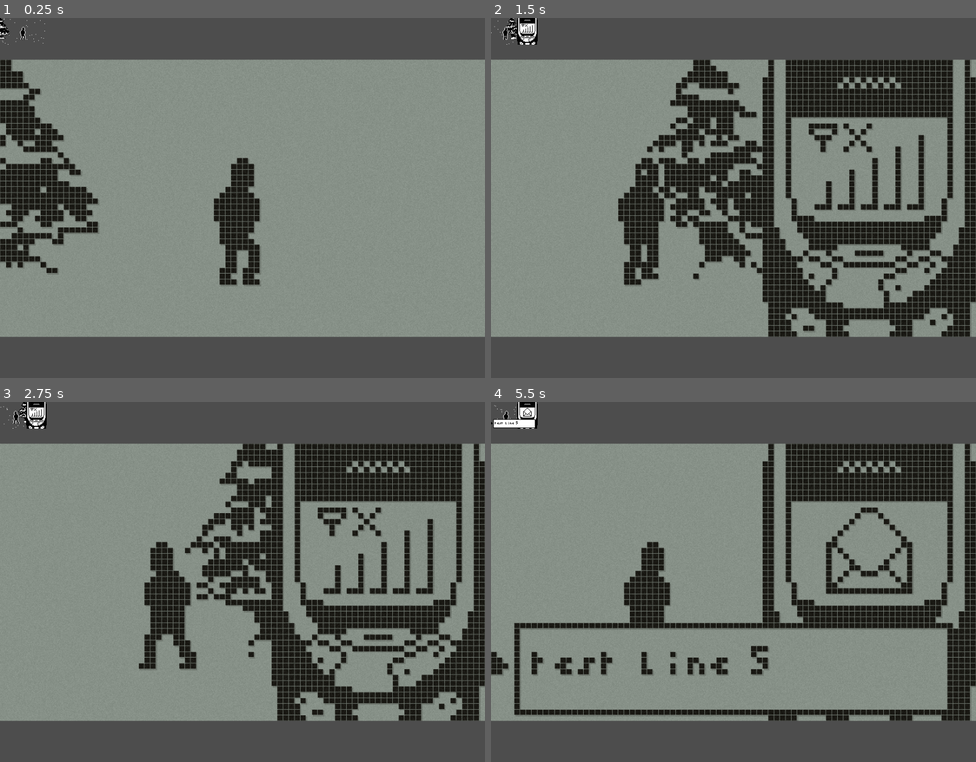
Above: before the commit, frames 1-4 (two rows, left to right).
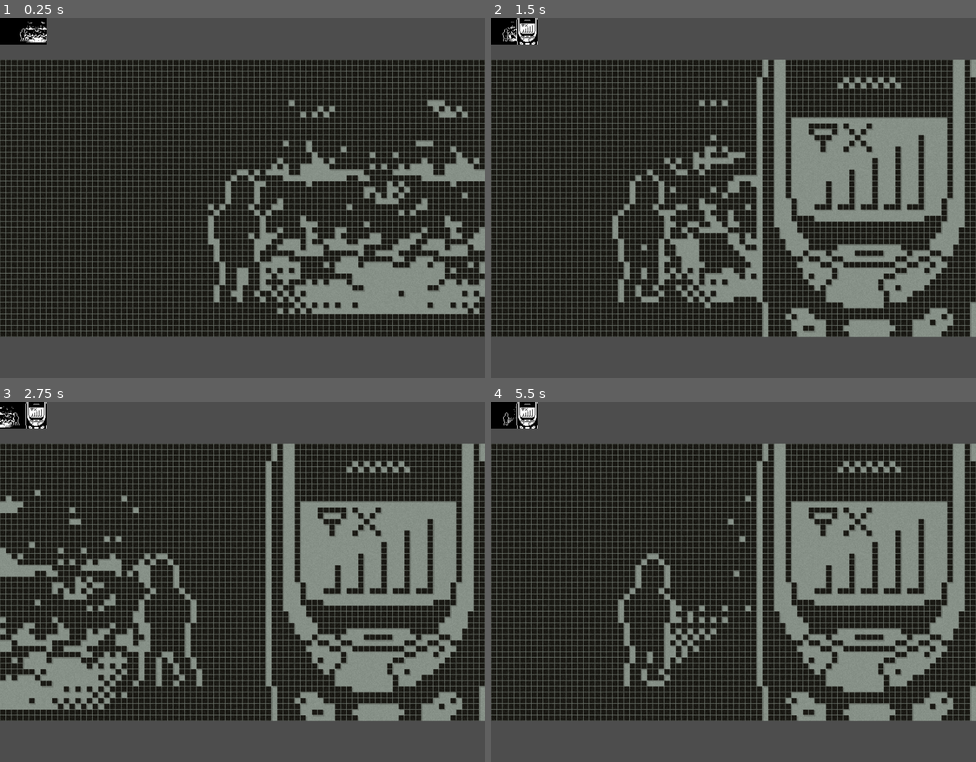
Above: after the commit, the same moments.

Repository: Eptwalabha/nj6-freeze
Game: Godot game, scene res://main.tscn
The game is run twice, just before and just after one commit, with the same random seed, the same clock (stepped at 60 frames per second) and the same inputs. Sound files missing from this copy of the repository are replaced by a short silence.
Inputs:
- Up to frame 1 (0.25 s): no input
- Up to frame 2 (1.5 s): tap Enter at 0.5 s; hold Space (action-confirm) 0.53-1.28 s; hold Right (move_right) from 0.53 s (still down); tap Up (move_up) at 0.77 s; tap Space (action-confirm) at 1.35 s
- Up to frame 3 (2.75 s): tap Up (move_up) at 1.52 s; release Right (move_right) at 2.03 s; hold Left (move_left) from 2.03 s (still down); hold Space (action-confirm) from 2.03 s (still down)
- Up to frame 4 (5.5 s): release Left (move_left) at 2.78 s; release Space (action-confirm) at 2.78 s; hold Right (move_right) 2.78-4.28 s; tap Space (action-confirm) at 2.85, 4.35 s; tap Up (move_up) at 3.02, 3.77, 4.52 s; hold Space (action-confirm) 3.53-4.28 s; hold Left (move_left) 4.28-5.03 s; hold Right (move_right) from 5.03 s (still down); hold Space (action-confirm) from 5.03 s (still down)

The runs differ from the first frame. In frame 1, 61% of the frame differs, in the area x 0-100%, y 0-89%; in frame 2, 33%; in frame 3, 32%; in frame 4, 45%.

Commit message:
add light to game

Diff:
--- a/assets/shaders/dither.gdshader
+++ b/assets/shaders/dither.gdshader
@@ -17,7 +17,7 @@
 
 void fragment() {
 	vec4 pixel = texture(TEXTURE, UV);
-	vec2 coord = mod(UV / TEXTURE_PIXEL_SIZE, vec2(pow(2.0, 4)));
+	vec2 coord = mod(FRAGCOORD.xy, vec2(pow(2.0, 2)));
 	float dither_value = dither_value(coord);
 	COLOR = step(dither_value, pixel);
 }
--- a/project.godot
+++ b/project.godot
@@ -24,6 +24,7 @@
 [display]
 
 window/size/viewport_width=873
+window/size/always_on_top=true
 
 [editor]
 
--- a/scene/core/player.gd
+++ b/scene/core/player.gd
@@ -6,6 +6,7 @@
 @onready var animation_player: AnimationPlayer = $AnimationPlayer
 @onready var animation_tree: AnimationTree = $AnimationTree
 @onready var sprite_2d: Sprite2D = $Sprite2D
+@onready var torch: Node2D = $Torch
 
 var heating : bool = false
 var working : bool = false
@@ -25,5 +26,6 @@
 	if velocity.x != 0:
 		moving = true
 		sprite_2d.flip_h = velocity.x < 0
+	torch.scale.x = -1.0 if sprite_2d.flip_h else 1.0
 	animation_tree.set("parameters/conditions/moving", moving)
 	animation_tree.set("parameters/conditions/idle", not moving)
--- a/scene/core/player.tscn
+++ b/scene/core/player.tscn
@@ -1,7 +1,10 @@
-[gd_scene load_steps=18 format=3 uid="uid://n5iv26l5gsf2"]
+[gd_scene load_steps=21 format=3 uid="uid://n5iv26l5gsf2"]
 
 [ext_resource type="Script" path="res://scene/core/player.gd" id="1_gs02o"]
 [ext_resource type="Texture2D" uid="uid://5vij36722j32" path="res://assets/img/spritesheets/player.png" id="2_vlalk"]
+[ext_resource type="PackedScene" uid="uid://dcwhh3dd8dq2v" path="res://scene/core/torch.tscn" id="3_ftuqc"]
+[ext_resource type="Texture2D" uid="uid://dr2eokxt1pgj5" path="res://assets/light/light2.png" id="3_s3ngy"]
+[ext_resource type="PackedScene" uid="uid://btfhohgbnsade" path="res://scene/fx/light/light-mask.tscn" id="4_mra2y"]
 
 [sub_resource type="CapsuleShape2D" id="CapsuleShape2D_lccid"]
 radius = 5.0
@@ -110,7 +113,12 @@
 floor_max_angle = 1.0472
 script = ExtResource("1_gs02o")
 
+[node name="Torch" parent="." instance=ExtResource("3_ftuqc")]
+position = Vector2(0, -13)
+texture = ExtResource("3_s3ngy")
+
 [node name="Sprite2D" type="Sprite2D" parent="."]
+light_mask = 2
 position = Vector2(0, -12)
 texture = ExtResource("2_vlalk")
 hframes = 5
@@ -139,3 +147,12 @@
 parameters/conditions/idle = false
 parameters/conditions/moving = false
 parameters/walking/TimeScale/scale = 1.75
+
+[node name="SubViewport" type="SubViewport" parent="."]
+disable_3d = true
+handle_input_locally = false
+snap_2d_transforms_to_pixel = true
+size = Vector2i(168, 84)
+render_target_update_mode = 1
+
+[node name="Control" parent="SubViewport" instance=ExtResource("4_mra2y")]
--- /dev/null
+++ b/scene/core/torch.gd
@@ -0,0 +1,2 @@
+class_name Torch
+extends Light2D
--- /dev/null
+++ b/scene/core/torch.tscn
@@ -0,0 +1,12 @@
+[gd_scene load_steps=2 format=3 uid="uid://dcwhh3dd8dq2v"]
+
+[ext_resource type="Texture2D" uid="uid://bltdipowxdetg" path="res://assets/light/light.png" id="1_87n1r"]
+
+[node name="Torch" type="PointLight2D"]
+position = Vector2(1, 0)
+blend_mode = 2
+shadow_enabled = true
+shadow_color = Color(0, 0, 0, 1)
+texture = ExtResource("1_87n1r")
+metadata/_edit_vertical_guides_ = [84.0]
+metadata/_edit_horizontal_guides_ = [48.0]
--- /dev/null
+++ b/scene/fx/light/light-mask.tscn
@@ -0,0 +1,45 @@
+[gd_scene load_steps=5 format=3 uid="uid://btfhohgbnsade"]
+
+[ext_resource type="Material" uid="uid://4qotextykkj0" path="res://assets/material/dither.tres" id="1_6nham"]
+
+[sub_resource type="Gradient" id="Gradient_dma1x"]
+offsets = PackedFloat32Array(0.454545, 0.73064)
+colors = PackedColorArray(1, 1, 1, 1, 0, 0, 0, 0)
+
+[sub_resource type="GradientTexture2D" id="GradientTexture2D_iuq7r"]
+gradient = SubResource("Gradient_dma1x")
+width = 20
+height = 20
+use_hdr = true
+fill = 1
+fill_from = Vector2(0.5, 0.5)
+
+[sub_resource type="GradientTexture2D" id="GradientTexture2D_ptxxr"]
+gradient = SubResource("Gradient_dma1x")
+width = 52
+height = 52
+fill = 1
+fill_from = Vector2(0.5, 0.5)
+
+[node name="Control" type="Node2D"]
+metadata/_edit_vertical_guides_ = [84.0, 42.0]
+metadata/_edit_horizontal_guides_ = [42.0, 84.0]
+
+[node name="ColorRect" type="ColorRect" parent="."]
+offset_right = 168.0
+offset_bottom = 84.0
+color = Color(0, 0, 0, 1)
+
+[node name="Sprite2D2" type="Sprite2D" parent="."]
+material = ExtResource("1_6nham")
+position = Vector2(88, 42)
+scale = Vector2(1.1, 1)
+texture = SubResource("GradientTexture2D_iuq7r")
+
+[node name="Marker2D" type="Marker2D" parent="."]
+position = Vector2(105, 42)
+
+[node name="Sprite2D" type="Sprite2D" parent="Marker2D"]
+material = ExtResource("1_6nham")
+position = Vector2(4, -2)
+texture = SubResource("GradientTexture2D_ptxxr")
--- a/scene/game/level-frozen.tscn
+++ b/scene/game/level-frozen.tscn
@@ -1,11 +1,24 @@
-[gd_scene load_steps=14 format=3 uid="uid://cctjx2lhey38e"]
+[gd_scene load_steps=19 format=3 uid="uid://cctjx2lhey38e"]
 
 [ext_resource type="Texture2D" uid="uid://bjaw7b3gfr1kb" path="res://assets/img/props/nature.png" id="1_1jw2s"]
 [ext_resource type="PackedScene" uid="uid://n5iv26l5gsf2" path="res://scene/core/player.tscn" id="1_7hnpo"]
 [ext_resource type="Script" path="res://scene/game/level-frozen.gd" id="1_n6571"]
+[ext_resource type="Material" uid="uid://4qotextykkj0" path="res://assets/material/dither.tres" id="2_8mtf3"]
+[ext_resource type="Texture2D" uid="uid://5vij36722j32" path="res://assets/img/spritesheets/player.png" id="3_a86th"]
 [ext_resource type="PackedScene" uid="uid://d1pjmsekkiy57" path="res://scene/ui/nokia.tscn" id="3_nrk03"]
 [ext_resource type="PackedScene" uid="uid://bspf32n5wp0pj" path="res://scene/fx/fx-snow.tscn" id="4_uay63"]
 [ext_resource type="PackedScene" uid="uid://bu5ptnxlx0o3w" path="res://scene/ui/dialog.tscn" id="6_kx16t"]
+
+[sub_resource type="Gradient" id="Gradient_fuqbt"]
+
+[sub_resource type="GradientTexture2D" id="GradientTexture2D_f8a64"]
+gradient = SubResource("Gradient_fuqbt")
+width = 16
+fill_from = Vector2(0.5, 0.5)
+fill_to = Vector2(0.5, 0.7)
+
+[sub_resource type="OccluderPolygon2D" id="OccluderPolygon2D_7sj4q"]
+polygon = PackedVector2Array(-62, 3, 39, 2, 75, -6, 98, -14, 117, -29, 119, 32, -69, 32)
 
 [sub_resource type="WorldBoundaryShape2D" id="WorldBoundaryShape2D_nka74"]
 
@@ -142,6 +155,27 @@
 metadata/_edit_vertical_guides_ = [84.0]
 metadata/_edit_horizontal_guides_ = [48.0]
 
+[node name="Background" type="Sprite2D" parent="."]
+z_index = -1
+z_as_relative = false
+texture_repeat = 2
+material = ExtResource("2_8mtf3")
+position = Vector2(0, -17)
+texture = SubResource("GradientTexture2D_f8a64")
+region_enabled = true
+region_rect = Rect2(0, 0, 1000, 84)
+
+[node name="LightOccluder2D" type="LightOccluder2D" parent="."]
+occluder = SubResource("OccluderPolygon2D_7sj4q")
+occluder_light_mask = 3
+
+[node name="ParallaxBackground" type="ParallaxBackground" parent="."]
+
+[node name="ParallaxLayer" type="ParallaxLayer" parent="ParallaxBackground"]
+light_mask = 0
+motion_scale = Vector2(0, 0.2)
+motion_mirroring = Vector2(84, 0)
+
 [node name="LevelCollision" type="StaticBody2D" parent="."]
 
 [node name="CollisionShape2D" type="CollisionPolygon2D" parent="LevelCollision"]
@@ -160,9 +194,22 @@
 shape = SubResource("WorldBoundaryShape2D_xcvvp")
 
 [node name="Trees" type="Node2D" parent="."]
-position = Vector2(-42, -24)
+light_mask = 3
+position = Vector2(-42, -25)
 
 [node name="Tree" type="Sprite2D" parent="Trees"]
+texture = ExtResource("1_1jw2s")
+region_enabled = true
+region_rect = Rect2(1, 4, 33, 43)
+
+[node name="Tree4" type="Sprite2D" parent="Trees"]
+position = Vector2(53, 1)
+texture = ExtResource("1_1jw2s")
+region_enabled = true
+region_rect = Rect2(1, 4, 33, 43)
+
+[node name="Tree5" type="Sprite2D" parent="Trees"]
+position = Vector2(78, 1)
 texture = ExtResource("1_1jw2s")
 region_enabled = true
 region_rect = Rect2(1, 4, 33, 43)
@@ -175,11 +222,17 @@
 region_enabled = true
 region_rect = Rect2(36, 4, 29, 43)
 
+[node name="Silouhette" type="Sprite2D" parent="."]
+position = Vector2(-42, -12)
+texture = ExtResource("3_a86th")
+hframes = 5
+region_rect = Rect2(11, 25, 8, 22)
+
 [node name="Player" parent="." instance=ExtResource("1_7hnpo")]
 
 [node name="PlayerCamera" type="Camera2D" parent="Player"]
 unique_name_in_owner = true
-position = Vector2(0, -15)
+position = Vector2(0, -18)
 limit_left = -500
 limit_right = 500
 limit_bottom = 10
@@ -197,7 +250,7 @@
 position = Vector2(0, -39)
 
 [node name="Snow" parent="." instance=ExtResource("4_uay63")]
-position = Vector2(0, -35)
+position = Vector2(0, -38)
 amount = 100
 preprocess = 5.0
 emission_rect_extents = Vector2(84, 10)
@@ -221,7 +274,6 @@
 [node name="Timer" type="Timer" parent="."]
 wait_time = 3.0
 one_shot = true
-autostart = true
 
 [connection signal="dialog_ended" from="UI/DialogUI" to="." method="_on_dialog_ui_dialog_ended"]
 [connection signal="new_line_ended" from="UI/DialogUI" to="." method="_on_dialog_ui_new_line_ended"]
--- a/scene/ui/nokia.tscn
+++ b/scene/ui/nokia.tscn
@@ -31,6 +31,21 @@
 "values": [0]
 }
 
+[sub_resource type="Animation" id="Animation_gbk54"]
+resource_name = "idle"
+tracks/0/type = "value"
+tracks/0/imported = false
+tracks/0/enabled = true
+tracks/0/path = NodePath("Nokia:position")
+tracks/0/interp = 1
+tracks/0/loop_wrap = true
+tracks/0/keys = {
+"times": PackedFloat32Array(0),
+"transitions": PackedFloat32Array(1),
+"update": 0,
+"values": [Vector2(0, 0)]
+}
+
 [sub_resource type="Animation" id="Animation_yabgh"]
 resource_name = "new-message"
 length = 2.0
@@ -61,21 +76,6 @@
 "values": [1]
 }
 
-[sub_resource type="Animation" id="Animation_gbk54"]
-resource_name = "idle"
-tracks/0/type = "value"
-tracks/0/imported = false
-tracks/0/enabled = true
-tracks/0/path = NodePath("Nokia:position")
-tracks/0/interp = 1
-tracks/0/loop_wrap = true
-tracks/0/keys = {
-"times": PackedFloat32Array(0),
-"transitions": PackedFloat32Array(1),
-"update": 0,
-"values": [Vector2(0, 0)]
-}
-
 [sub_resource type="AnimationLibrary" id="AnimationLibrary_ct1ug"]
 _data = {
 "RESET": SubResource("Animation_0l6mt"),
@@ -92,7 +92,7 @@
 texture = ExtResource("2_hfj1i")
 offset = Vector2(0, -7)
 region_enabled = true
-region_rect = Rect2(0, 0, 37, 87)
+region_rect = Rect2(0, 0, 39, 89)
 
 [node name="Screen" type="Sprite2D" parent="Nokia"]
 position = Vector2(-14, -27)
Binary file changed: assets/img/props/nokia-3310.png
Binary file added: assets/light/light.png
Not shown, added: assets/light/light.png.import
Binary file added: assets/light/light2.png
Not shown, added: assets/light/light2.png.import
Not shown, changed: assets/img/props/nokia-3310.pxo
Not shown, added: assets/light/light.pxo
